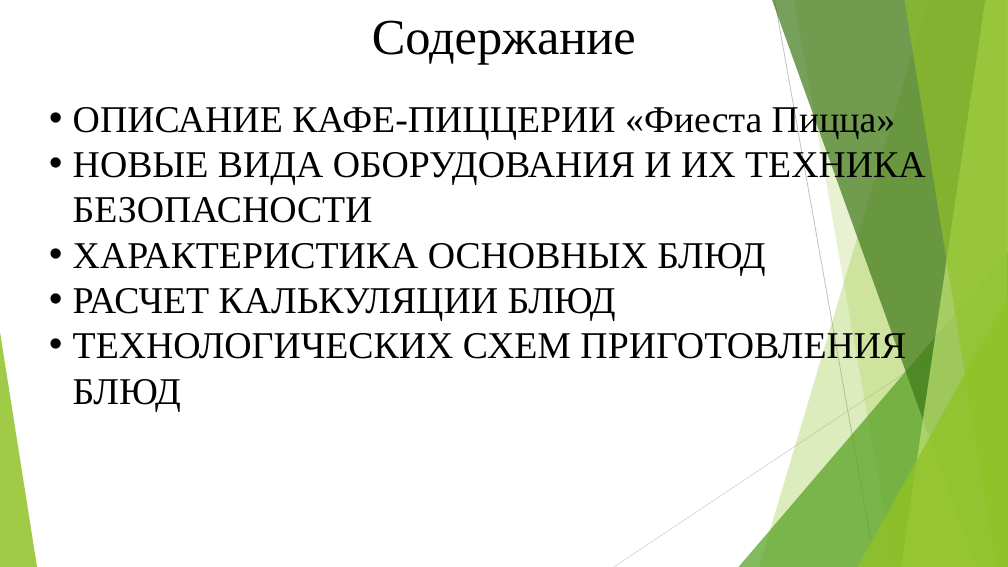
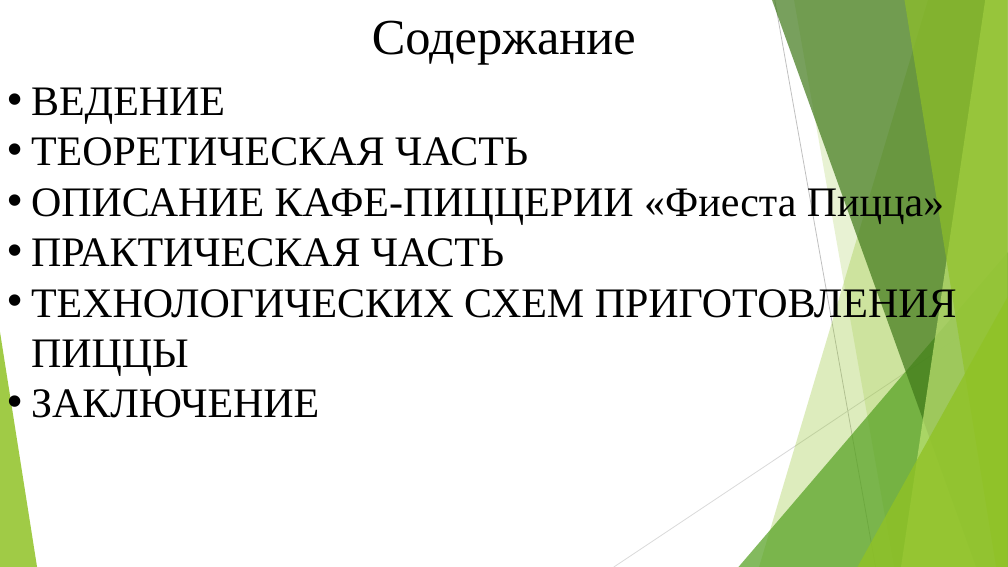
Before and after one commit to David2261/Scheme_Automation, a slide deck: slide 2 of 2023/Диплом/Алина/Презентация.pptx. Drawn at 1008x567 pixels with LibreOffice and Linux fonts; fonts in the diff are those of the drawing. Boxes give left, top, right and bottom in pixels: in the first picture for what was removed or moved away, otherwise in the second. Text is boxed around its words. In the diff, an @@ line names an element or a change of style, - is before the commit and + after.

```diff
--- a/2023/Диплом/Алина/Презентация.pptx
+++ b/2023/Диплом/Алина/Презентация.pptx
@@ text "ВЕДЕНИЕ": place and size @@
-text "ВЕДЕНИЕ" at box(73, 102, 925, 411)
+text "ВЕДЕНИЕ" at box(31, 87, 957, 418)
@@ text at box(31, 87, 528, 166): paragraphs added @@
+• ВЕДЕНИЕ
+• ТЕОРЕТИЧЕСКАЯ ЧАСТЬ
@@ text at box(31, 183, 944, 224): size 36 to 40 pt in "ОПИСАНИЕ КАФЕ-ПИЦЦЕРИИ «Фиеста Пицца»" @@
@@ text at box(31, 238, 957, 418): text changed; size 36 to 40 pt @@
-• НОВЫЕ ВИДА ОБОРУДОВАНИЯ И ИХ ТЕХНИКА БЕЗОПАСНОСТИ
-• ХАРАКТЕРИСТИКА ОСНОВНЫХ БЛЮД
-• РАСЧЕТ КАЛЬКУЛЯЦИИ БЛЮД
-• ТЕХНОЛОГИЧЕСКИХ СХЕМ ПРИГОТОВЛЕНИЯ БЛЮД
+• ПРАКТИЧЕСКАЯ ЧАСТЬ
+  • ТЕХНОЛОГИЧЕСКИХ СХЕМ ПРИГОТОВЛЕНИЯ ПИЦЦЫ
+• ЗАКЛЮЧЕНИЕ
```
Also in this commit, not shown: 4 other slides changed, 9 slides added, 1 slide removed, 1 other file.
